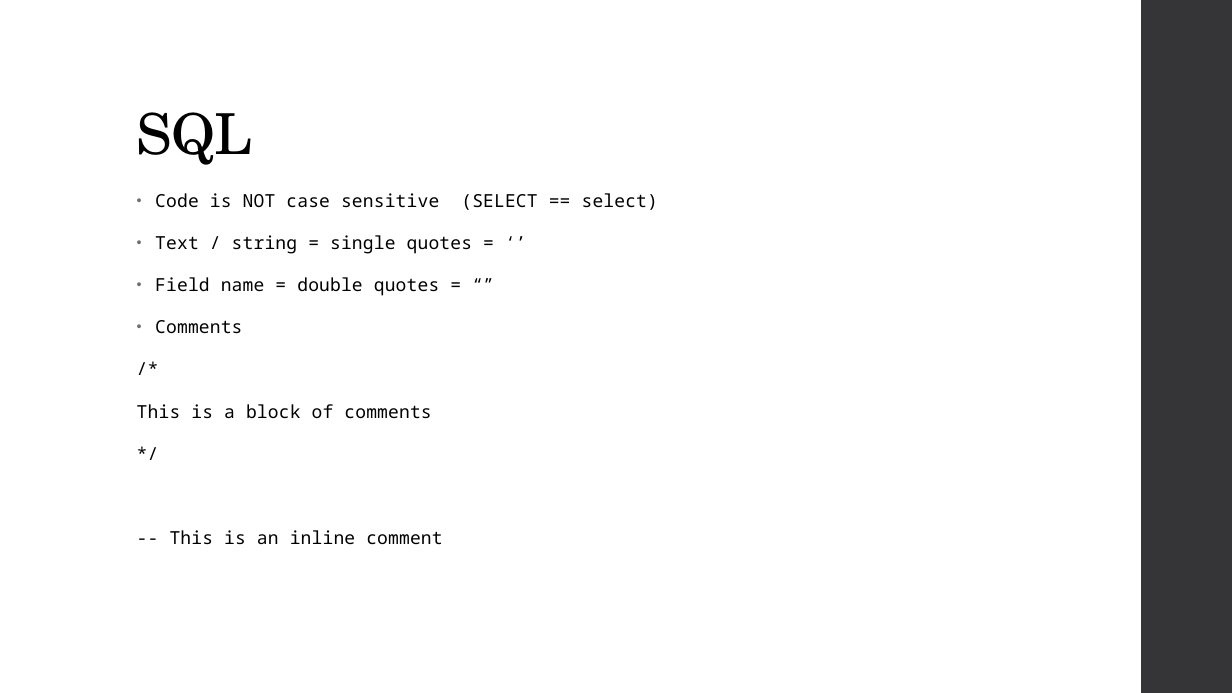
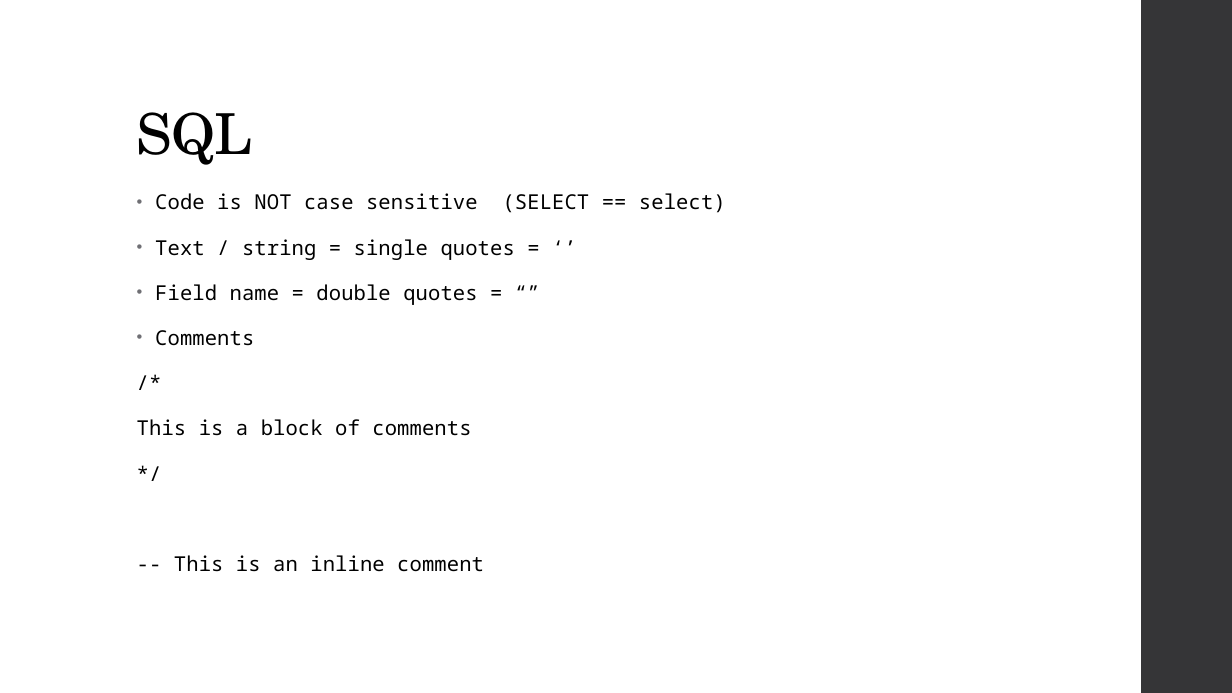
Before and after one commit to MGIS-UMN/GIS5577_week2, a slide deck: slide 3 of BASIC_SQL.odp. Drawn at 1232x693 pixels with LibreOffice and Linux fonts; fonts in the diff are those of the drawing. Boxes give left, top, right and bottom in pixels: in the first picture for what was removed or moved away, otherwise in the second. Text is boxed around its words. In the diff, an @@ line names an element or a change of style, - is before the commit and + after.

```diff
--- a/BASIC_SQL.odp
+++ b/BASIC_SQL.odp
@@ text "Code is NOT case sensitive ..." at [137,193,515,572]: size 14 to 16 pt @@
```
Also in this commit, not shown: 1 other slide changed, 1 other file.
